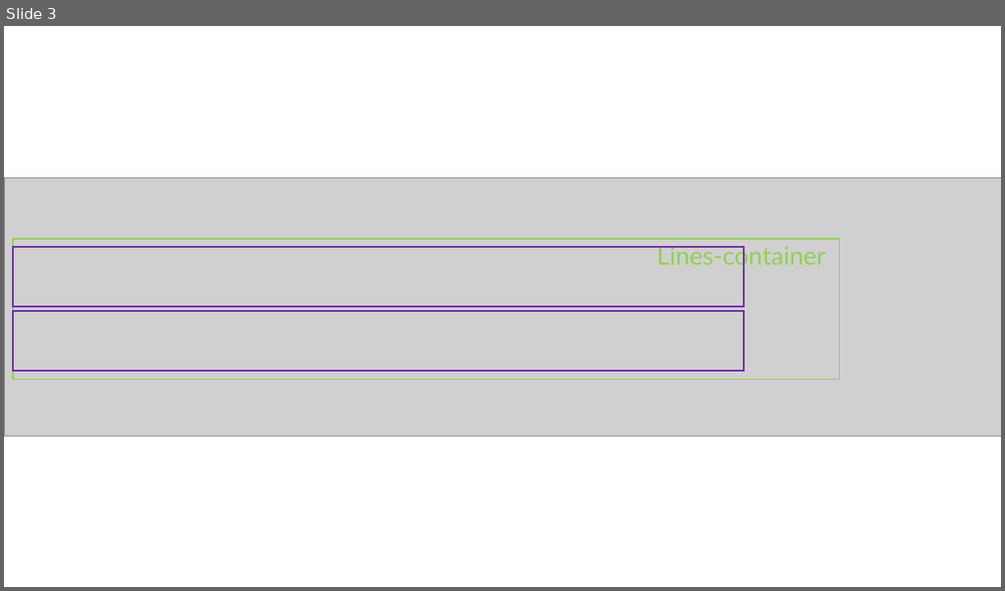
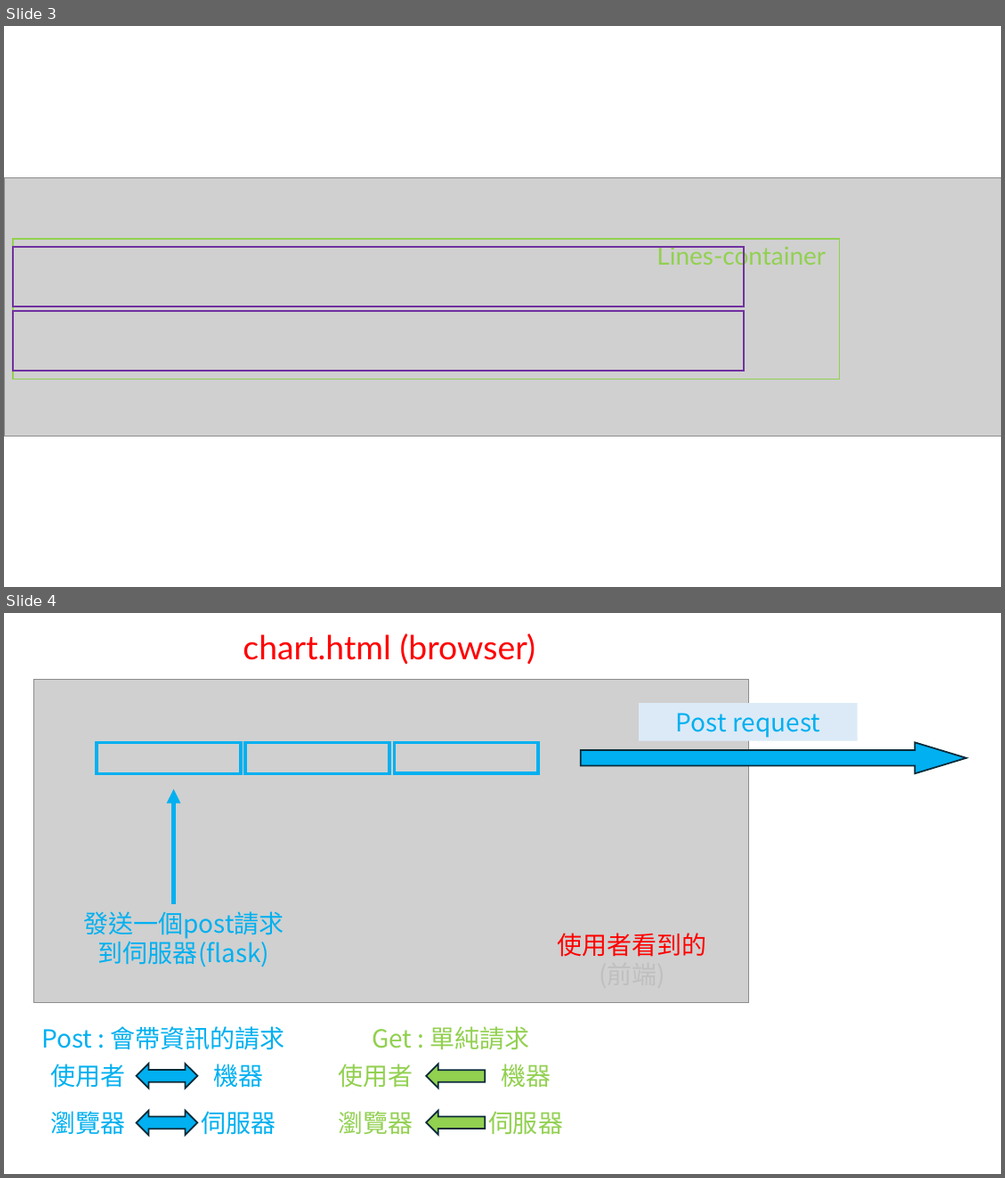
Before and after one commit to AllenLi86/DataPlot, a slide deck: 簡報1.pptx. Shown one above the other, each under a label of ours: slide 3 before the commit, slides 3 and 4 after it. The pictures are 1005x591 and 1005x1178 pixels, drawn with LibreOffice and Linux fonts; fonts in the diff are those of the drawing; grey boxes stand for pictures. Boxes give left, top, right and bottom in pixels: in the first picture for what was removed or moved away, otherwise in the second. Text is boxed around its words. In the diff, an @@ line names an element or a change of style, - is before the commit and + after.

```diff
--- a/簡報1.pptx
+++ b/簡報1.pptx
@@ slide 4 added at (x1=4, y1=613, x2=1001, y2=1174), background #FFFFFF @@
@@ text added at (x1=243, y1=633, x2=536, y2=665), 32 pt, text #FF0000 @@
+chart.html (browser)
@@ picture added at (x1=34, y1=680, x2=749, y2=1004) @@
@@ rectangle added at (x1=639, y1=704, x2=858, y2=741), fill #DCEAF7, 24 pt, text #00B0F0 @@
+Post request
@@ rectangle added at (x1=97, y1=742, x2=241, y2=774), outline #00B0F0 3 pt @@
@@ rectangle added at (x1=245, y1=742, x2=389, y2=774), outline #00B0F0 3 pt @@
@@ rectangle added at (x1=395, y1=742, x2=538, y2=774), outline #00B0F0 3 pt @@
@@ right arrow added at (x1=581, y1=742, x2=966, y2=774), fill #00B0F0, outline #092A39 1.5 pt @@
@@ arrow added from (174, 904) to (174, 788), #00B0F0 4.5 pt @@
@@ text added at (x1=83, y1=911, x2=283, y2=967), 24 pt, text #00B0F0 @@
+發送一個post請求
+到伺服器(flask)
@@ text added at (x1=558, y1=933, x2=707, y2=991), 24 pt, text #FF0000 @@
+使用者看到的
+(前端)
@@ text added at (x1=41, y1=1026, x2=285, y2=1050), 24 pt, text #00B0F0 @@
+Post : 會帶資訊的請求
@@ text added at (x1=372, y1=1026, x2=530, y2=1050), 24 pt, text #92D050 @@
+Get : 單純請求
@@ text added at (x1=50, y1=1063, x2=125, y2=1087), 24 pt, text #00B0F0 @@
+使用者
@@ left right arrow added at (x1=137, y1=1063, x2=198, y2=1088), fill #00B0F0, outline #092A39 1.5 pt @@
@@ text added at (x1=213, y1=1063, x2=263, y2=1087), 24 pt, text #00B0F0 @@
+機器
@@ text added at (x1=338, y1=1063, x2=413, y2=1087), 24 pt, text #92D050 @@
+使用者
@@ left arrow added at (x1=427, y1=1064, x2=485, y2=1088), fill #92D050, outline #092A39 1.5 pt @@
@@ text added at (x1=501, y1=1063, x2=550, y2=1086), 24 pt, text #92D050 @@
+機器
@@ text added at (x1=50, y1=1111, x2=125, y2=1135), 24 pt, text #00B0F0 @@
+瀏覽器
@@ left right arrow added at (x1=137, y1=1111, x2=198, y2=1135), fill #00B0F0, outline #092A39 1.5 pt @@
@@ text added at (x1=201, y1=1111, x2=275, y2=1135), 24 pt, text #00B0F0 @@
+伺服器
@@ text added at (x1=338, y1=1111, x2=413, y2=1134), 24 pt, text #92D050 @@
+瀏覽器
@@ left arrow added at (x1=427, y1=1111, x2=485, y2=1135), fill #92D050, outline #092A39 1.5 pt @@
@@ text added at (x1=488, y1=1111, x2=563, y2=1135), 24 pt, text #92D050 @@
+伺服器
```
Also in this commit, not shown: 3 other slides added, 3 other files.
